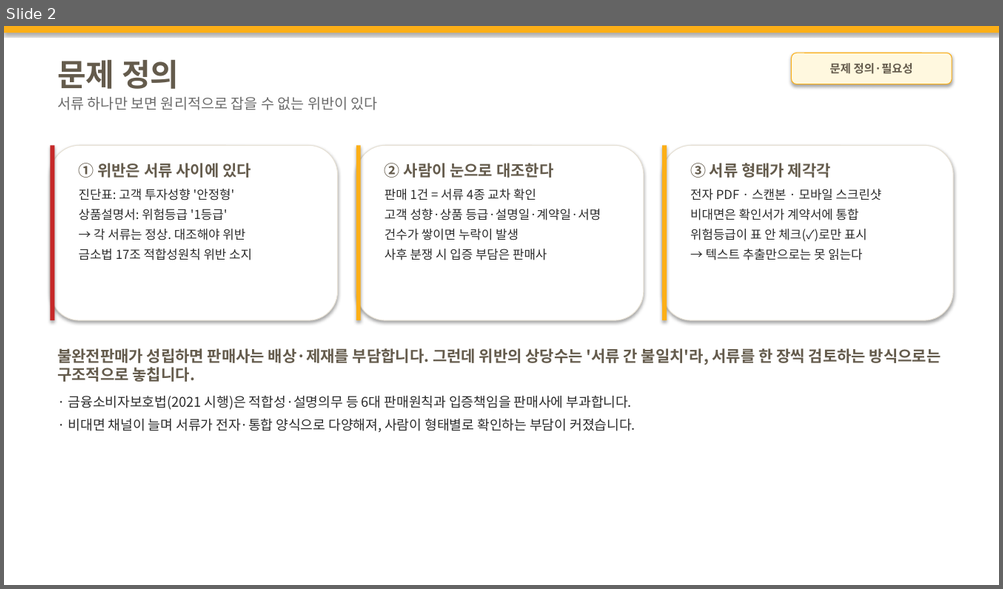
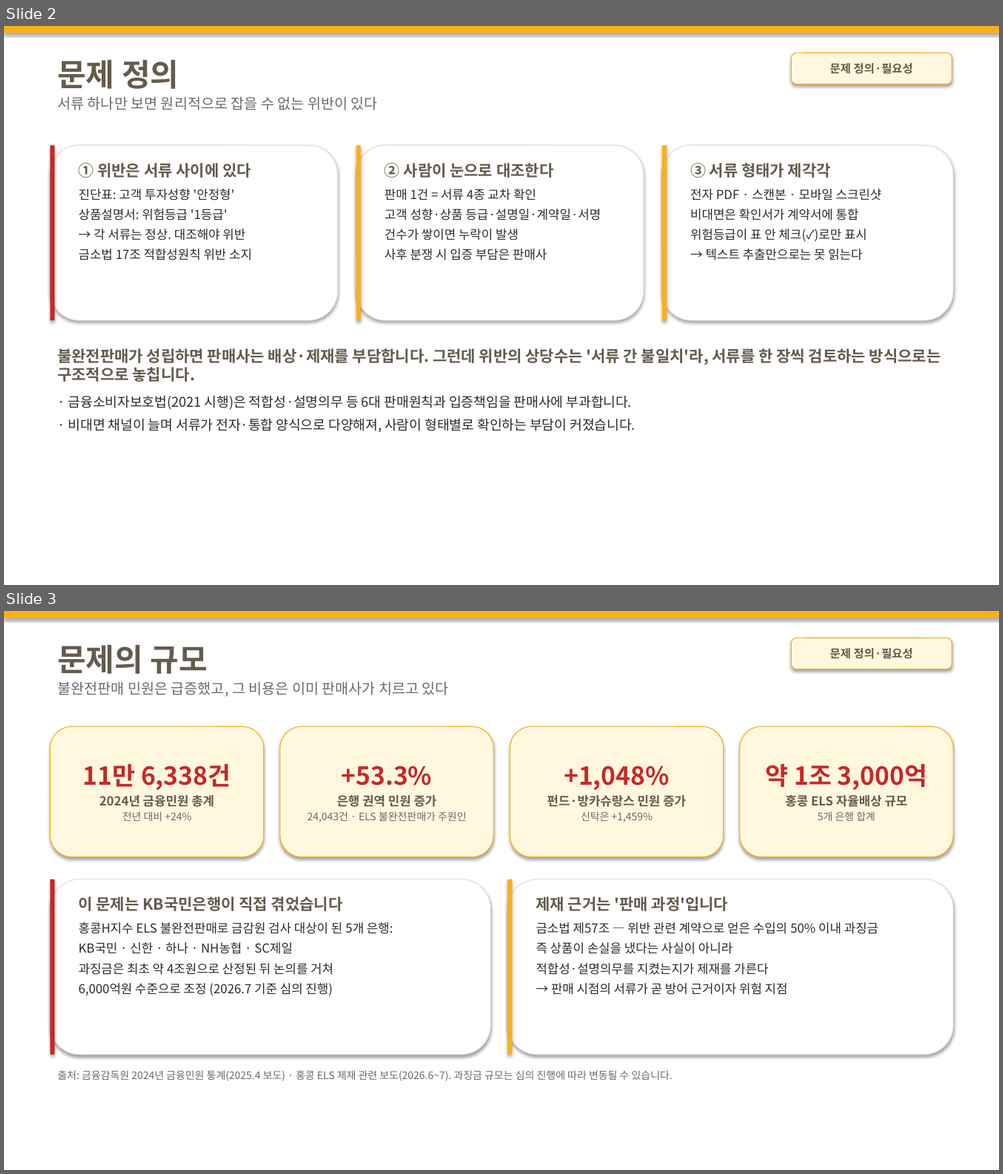
Before and after one commit to M0282/26KBAI_LW, a slide deck: docs/기술설명서_초안.pptx. Shown one above the other, each under a label of ours: slide 2 before the commit, slides 2 and 3 after it. The pictures are 1003x589 and 1003x1174 pixels, drawn with LibreOffice and Linux fonts; fonts in the diff are those of the drawing. Boxes give left, top, right and bottom in pixels: in the first picture for what was removed or moved away, otherwise in the second. Text is boxed around its words. In the diff, an @@ line names an element or a change of style, - is before the commit and + after.

```diff
--- a/docs/기술설명서_초안.pptx
+++ b/docs/기술설명서_초안.pptx
@@ slide 3 added at <box>4,611,999,1170</box>, background #FFFFFF @@
@@ rectangle added at <box>4,611,999,618</box>, fill #FCAF17 @@
@@ text added at <box>57,645,449,697</box>, 14 pt, text #6B6B6B @@
+문제의 규모
+불완전판매 민원은 급증했고, 그 비용은 이미 판매사가 치르고 있다
@@ rounded rectangle added at <box>791,638,951,669</box>, fill #FFF8DF, outline #FCAF17 0.75 pt, 11 pt, text #645B4C, bold @@
+문제 정의·필요성
@@ rounded rectangle added at <box>51,726,264,857</box>, fill #FFF8DF, outline #FCAF17 0.75 pt, 12 pt, text #645B4C, bold @@
+11만 6,338건
+2024년 금융민원 총계
+전년 대비 +24%
@@ rounded rectangle added at <box>280,726,493,857</box>, fill #FFF8DF, outline #FCAF17 0.75 pt, 10 pt, text #6B6B6B @@
++53.3%
+은행 권역 민원 증가
+24,043건 · ELS 불완전판매가 주원인
@@ rounded rectangle added at <box>510,726,723,857</box>, fill #FFF8DF, outline #FCAF17 0.75 pt, 12 pt, text #645B4C, bold @@
++1,048%
+펀드·방카슈랑스 민원 증가
+신탁은 +1,459%
@@ rounded rectangle added at <box>740,726,953,857</box>, fill #FFF8DF, outline #FCAF17 0.75 pt, 12 pt, text #645B4C, bold @@
+약 1조 3,000억
+홍콩 ELS 자율배상 규모
+5개 은행 합계
@@ rounded rectangle added at <box>51,880,490,1055</box>, fill #FFFFFF, outline #E6E0D4 0.75 pt @@
@@ rectangle added at <box>51,880,55,1055</box>, fill #C62828 @@
@@ text added at <box>79,897,393,996</box>, 12 pt, text #2B2B2B @@
+이 문제는 KB국민은행이 직접 겪었습니다
+홍콩H지수 ELS 불완전판매로 금감원 검사 대상이 된 5개 은행:
+KB국민 · 신한 · 하나 · NH농협 · SC제일
+과징금은 최초 약 4조원으로 산정된 뒤 논의를 거쳐
+6,000억원 수준으로 조정 (2026.7 기준 심의 진행)
@@ rounded rectangle added at <box>508,880,953,1055</box>, fill #FFFFFF, outline #E6E0D4 0.75 pt @@
@@ rectangle added at <box>508,880,512,1055</box>, fill #FCAF17 @@
@@ text added at <box>536,897,878,995</box>, 12 pt, text #2B2B2B @@
+제재 근거는 '판매 과정'입니다
+금소법 제57조 — 위반 관련 계약으로 얻은 수입의 50% 이내 과징금
+즉 상품이 손실을 냈다는 사실이 아니라
+적합성·설명의무를 지켰는지가 제재를 가른다
+→ 판매 시점의 서류가 곧 방어 근거이자 위험 지점
@@ text added at <box>57,1071,672,1082</box>, 10 pt, text #6B6B6B @@
+출처: 금융감독원 2024년 금융민원 통계(2025.4 보도) · 홍콩 ELS 제재 관련 보도(2026.6~7). 과징금 규모는 심의 진행에 따라 변동될 수 있습니다.
```
Also in this commit, not shown: 1 other file.
